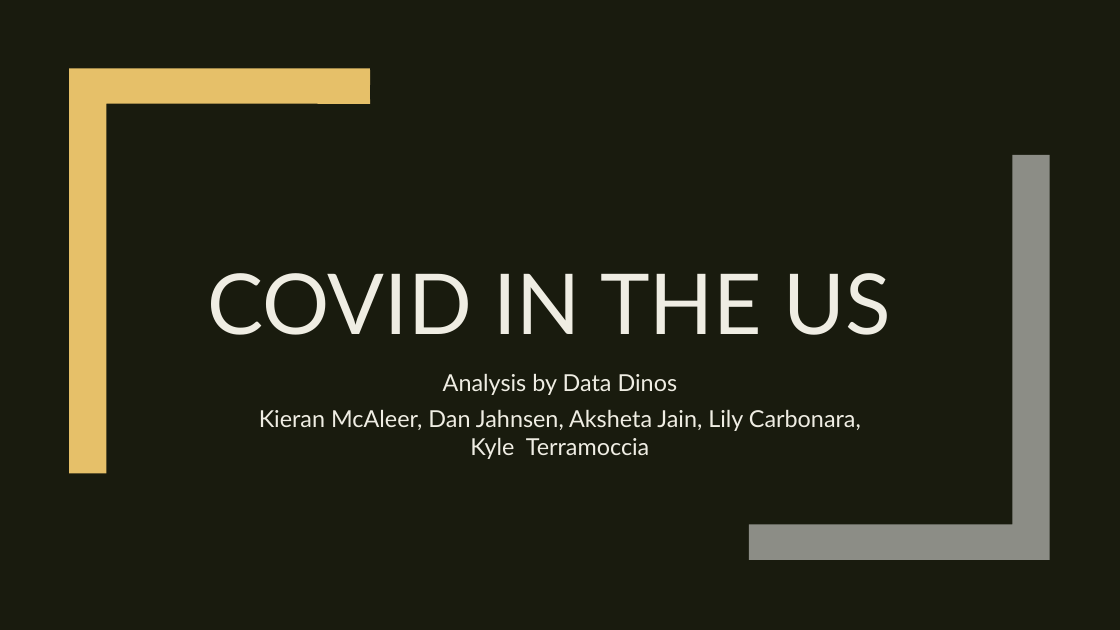
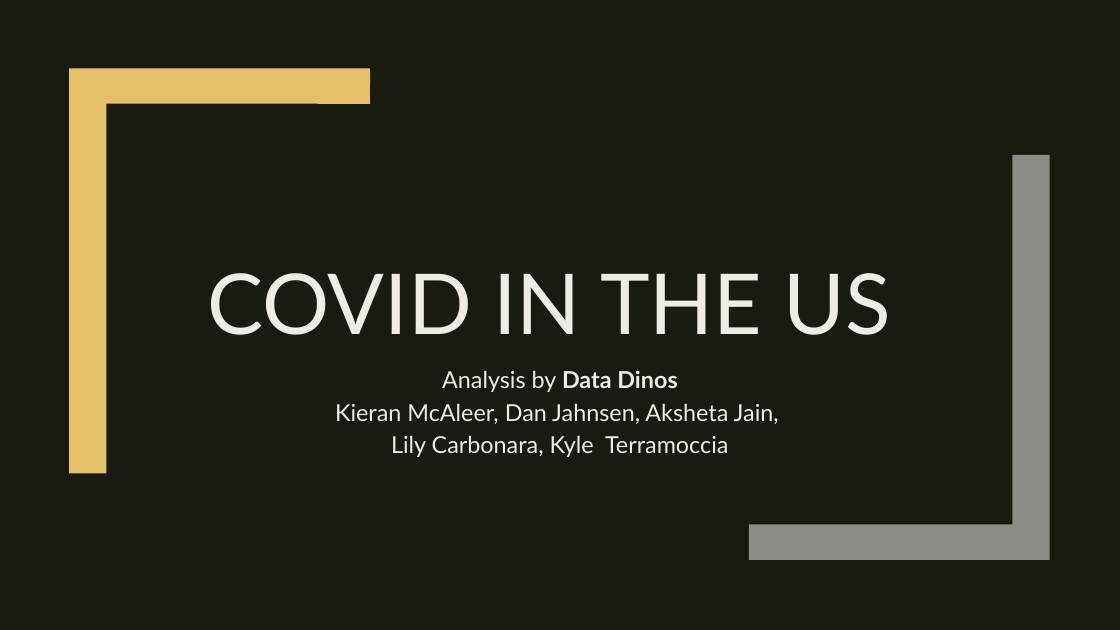
Before and after one commit to lcarbo/US_COVID_Project, a slide deck: slide 1 of COVID_Presentation.pptx. Drawn at 1120x630 pixels with LibreOffice and Linux fonts; fonts in the diff are those of the drawing. Boxes give left, top, right and bottom in pixels: in the first picture for what was removed or moved away, otherwise in the second. Text is boxed around its words. In the diff, an @@ line names an element or a change of style, - is before the commit and + after.

```diff
--- a/COVID_Presentation.pptx
+++ b/COVID_Presentation.pptx
@@ subtitle at (x1=442, y1=370, x2=677, y2=392): bold on in "Data Dinos"; line spacing 1.02 to 0.92 @@
@@ subtitle at (x1=335, y1=404, x2=779, y2=457): text changed @@
-Kieran McAleer, Dan Jahnsen, Aksheta Jain, Lily Carbonara, Kyle Terramoccia
+Kieran McAleer, Dan Jahnsen, Aksheta Jain,
+Lily Carbonara, Kyle Terramoccia
```
Also in this commit, not shown: 7 other slides changed, 1 slide added.
